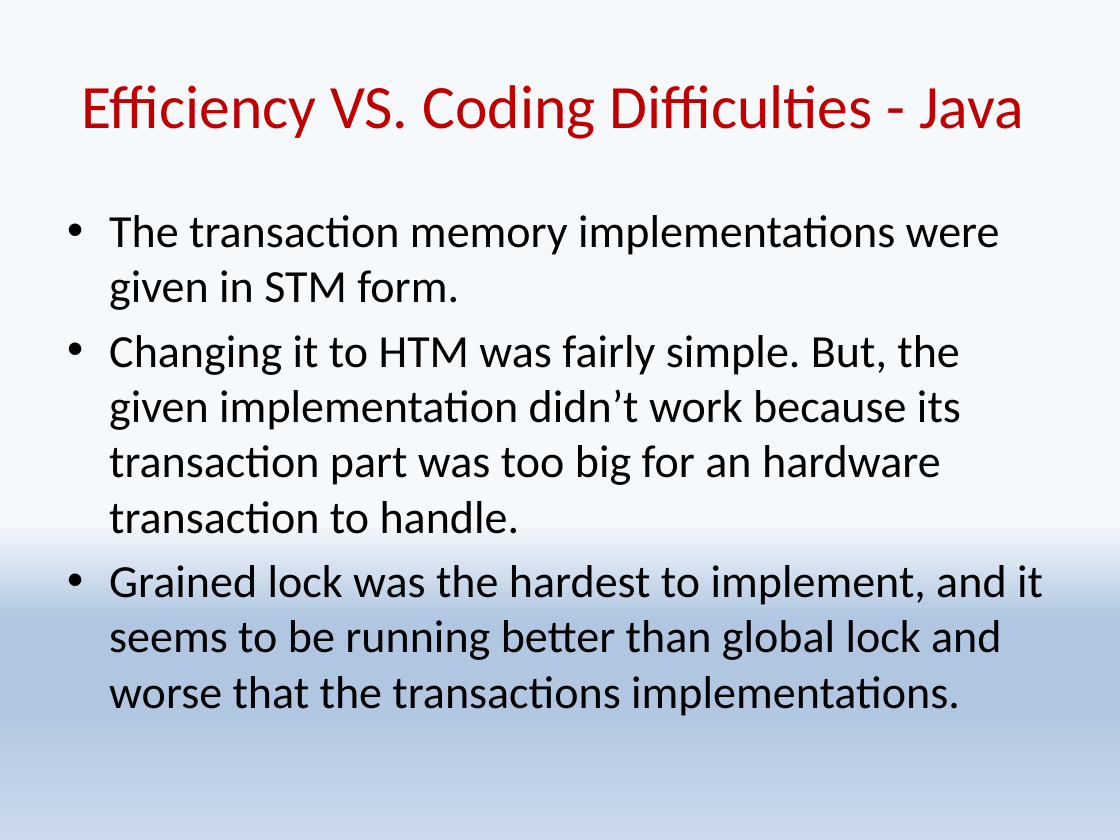
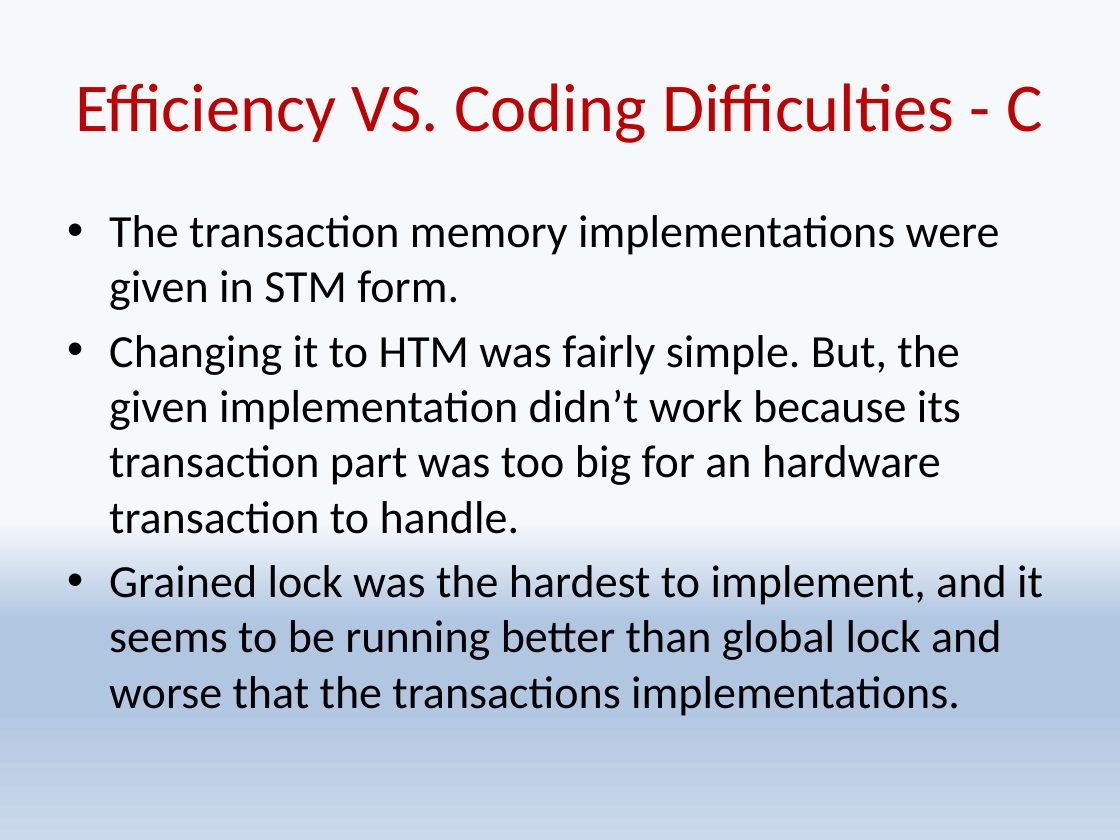
Before and after one commit to shaypele/LeapList, a slide deck: slide 14 of Leaplist.pptx (slide 13 before the commit). Drawn at 1120x840 pixels with LibreOffice and Linux fonts; fonts in the diff are those of the drawing. Boxes give left, top, right and bottom in pixels: in the first picture for what was removed or moved away, otherwise in the second. Text is boxed around its words. In the diff, an @@ line names an element or a change of style, - is before the commit and + after.

Commit message:
Presentation

```diff
--- a/Leaplist.pptx
+++ b/Leaplist.pptx
@@ title at <box>75,83,1042,143</box>: text changed; size 39.6 to 44 pt @@
-Efficiency VS. Coding Difficulties - Java
+Efficiency VS. Coding Difficulties - C
```
Also in this commit, not shown: 1 other slide changed, 1 slide added.
